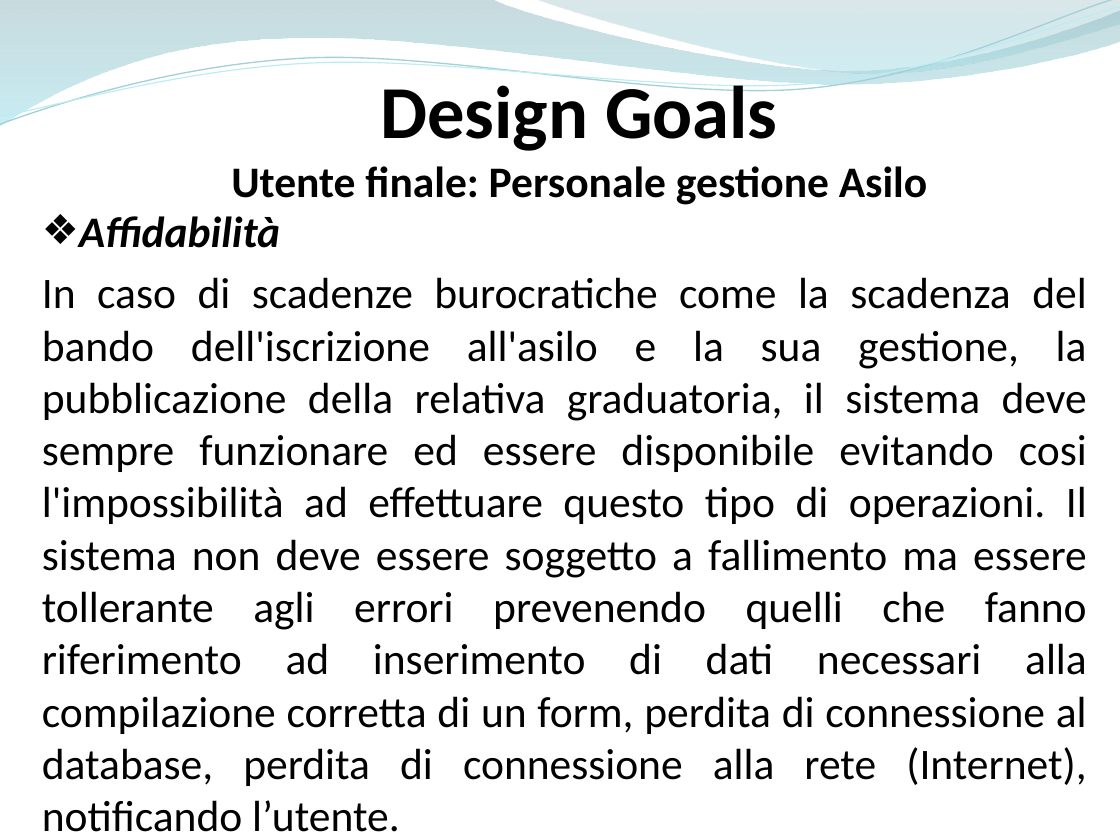
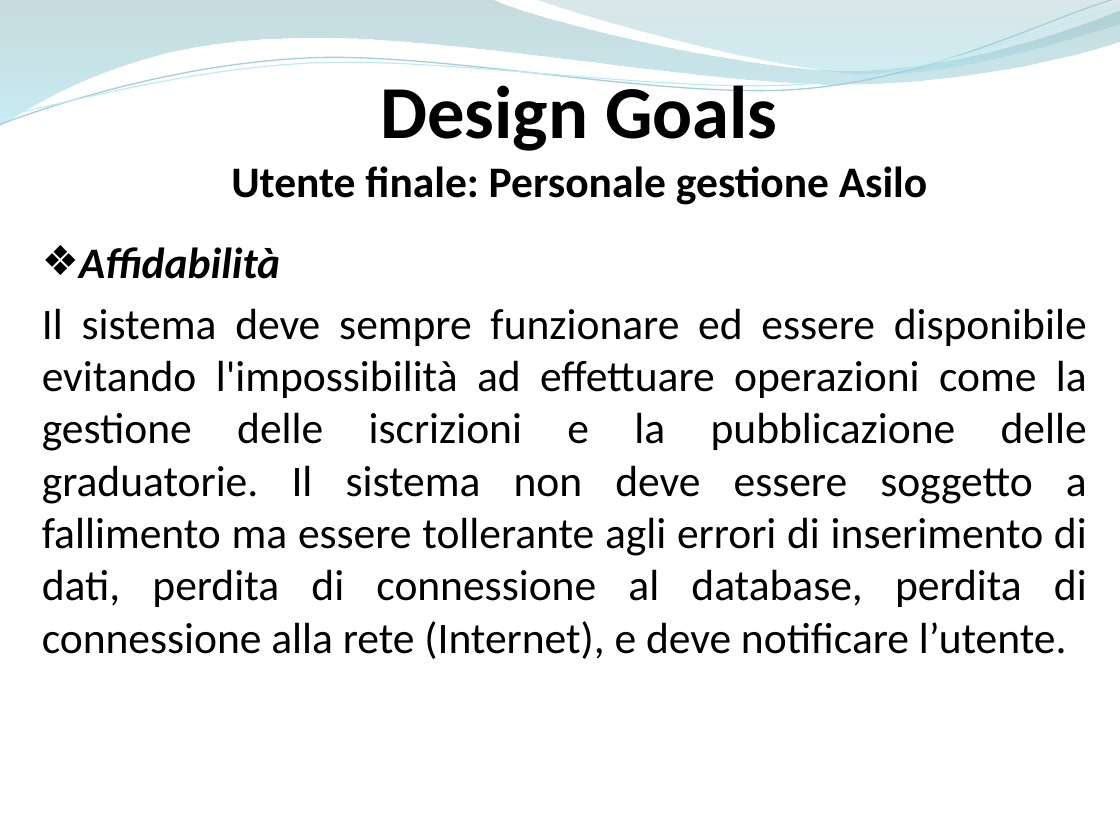
Before and after one commit to ammirate/at-silo, a slide deck: slide 9 of Presentazione/Atsilo1/Micco/Atsilo_A_Micco.pptx. Drawn at 1120x840 pixels with LibreOffice and Linux fonts; fonts in the diff are those of the drawing. Boxes give left, top, right and bottom in pixels: in the first picture for what was removed or moved away, otherwise in the second. Text is boxed around its words. In the diff, an @@ line names an element or a change of style, - is before the commit and + after.

```diff
--- a/Presentazione/Atsilo1/Micco/Atsilo_A_Micco.pptx
+++ b/Presentazione/Atsilo1/Micco/Atsilo_A_Micco.pptx
@@ text "Affidabilità": place and size @@
-text "Affidabilità" at [42,216,1087,832]
+text "Affidabilità" at [42,247,1087,659]
@@ text at [42,308,1087,659]: text changed @@
-In caso di scadenze burocratiche come la scadenza del bando dell'iscrizione all'asilo e la sua gestione, la pubblicazione della relativa graduatoria, il sistema deve sempre funzionare ed essere disponibile evitando cosi l'impossibilità ad effettuare questo tipo di operazioni. Il sistema non deve essere soggetto a fallimento ma essere tollerante agli errori prevenendo quelli che fanno riferimento ad inserimento di dati necessari alla compilazione corretta di un form, perdita di connessione al database, perdita di connessione alla rete (Internet), notificando l’utente.
+Il sistema deve sempre funzionare ed essere disponibile evitando l'impossibilità ad effettuare operazioni come la gestione delle iscrizioni e la pubblicazione delle graduatorie. Il sistema non deve essere soggetto a fallimento ma essere tollerante agli errori di inserimento di dati, perdita di connessione al database, perdita di connessione alla rete (Internet), e deve notificare l’utente.
```
Also in this commit, not shown: 9 other slides changed.
